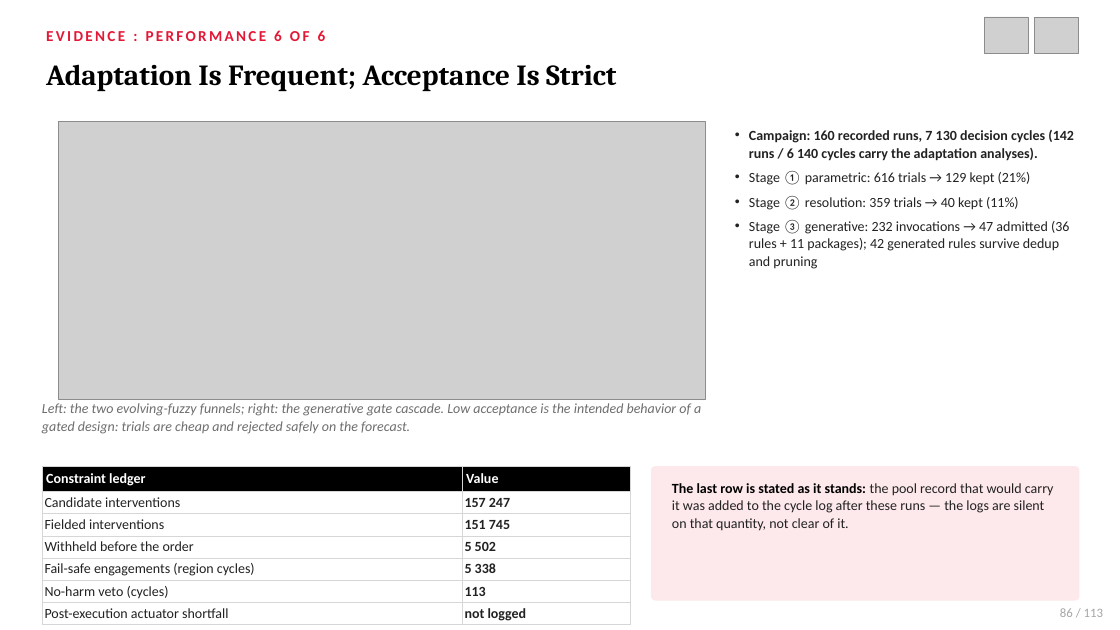
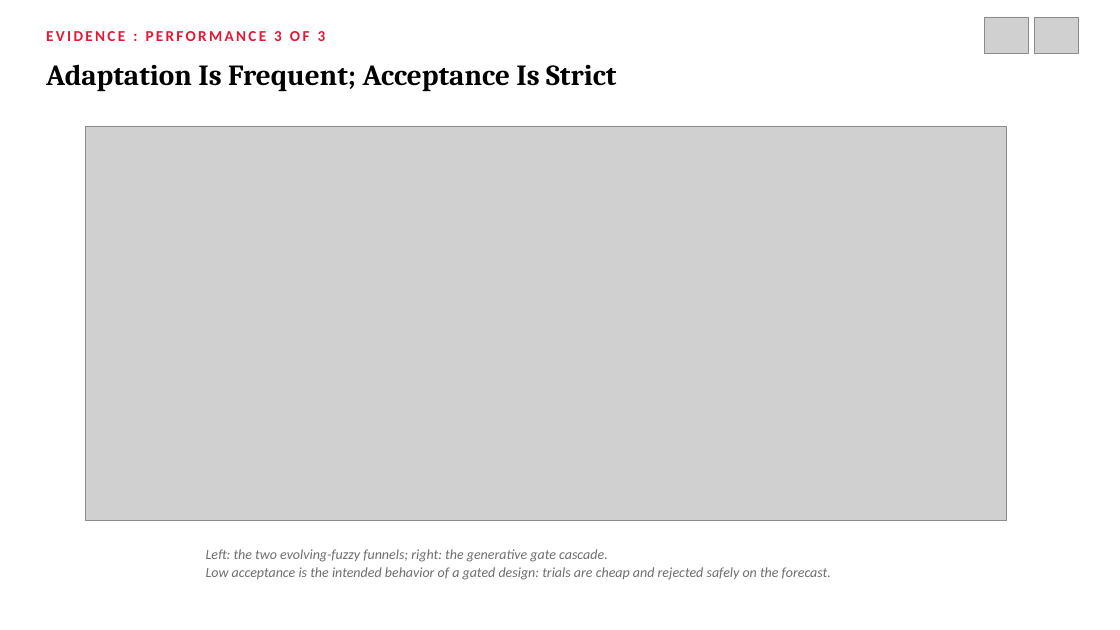
Before and after one commit to northwind13/Enhanced_DSS, a slide deck: slide 77 of 01_Thesis/DisasterAware_Presentation.pptx (slide 86 before the commit). Drawn at 1120x630 pixels with LibreOffice and Linux fonts; fonts in the diff are those of the drawing; grey boxes stand for pictures. Boxes give left, top, right and bottom in pixels: in the first picture for what was removed or moved away, otherwise in the second. Text is boxed around its words. In the diff, an @@ line names an element or a change of style, - is before the commit and + after.

```diff
--- a/01_Thesis/DisasterAware_Presentation.pptx
+++ b/01_Thesis/DisasterAware_Presentation.pptx
@@ text at <box>46,31,326,41</box>: text changed @@
-EVIDENCE : PERFORMANCE 6 OF 6
+EVIDENCE : PERFORMANCE 3 OF 3
@@ picture: place and size @@
-picture at <box>59,122,706,399</box>
+picture at <box>86,126,1007,521</box>
@@ text removed at <box>749,130,1074,269</box> @@
-• Campaign: 160 recorded runs, 7 130 decision cycles (142 runs / 6 140 cycles carry the adaptation analyses).
-• Stage ① parametric: 616 trials → 129 kept (21%)
-• Stage ② resolution: 359 trials → 40 kept (11%)
-• Stage ③ generative: 232 invocations → 47 admitted (36 rules + 11 packages); 42 generated rules survive dedup and pruning
@@ table removed at <box>42,466,630,625</box>, 7 rows, 2 columns @@
-Constraint ledger | Value
-Candidate interventions | 157 247
-Fielded interventions | 151 745
-Withheld before the order | 5 502
-Fail-safe engagements (region cycles) | 5 338
-No-harm veto (cycles) | 113
-Post-execution actuator shortfall | not logged
@@ rounded rectangle removed at <box>651,466,1080,601</box> @@
@@ text removed at <box>672,483,1054,531</box> @@
-The last row is stated as it stands: the pool record that would carry it was added to the cycle log after these runs — the logs are silent on that quantity, not clear of it.
@@ text at <box>206,549,831,580</box>: text changed @@
-Left: the two evolving-fuzzy funnels; right: the generative gate cascade. Low acceptance is the intended behavior of a gated design: trials are cheap and rejected safely on the forecast.
+Left: the two evolving-fuzzy funnels; right: the generative gate cascade.
+Low acceptance is the intended behavior of a gated design: trials are cheap and rejected safely on the forecast.
@@ text removed at <box>1060,608,1104,617</box> @@
-86 / 113
```
Also in this commit, not shown: 67 other slides changed, 20 slides added, 44 slides removed, 15 other files.
